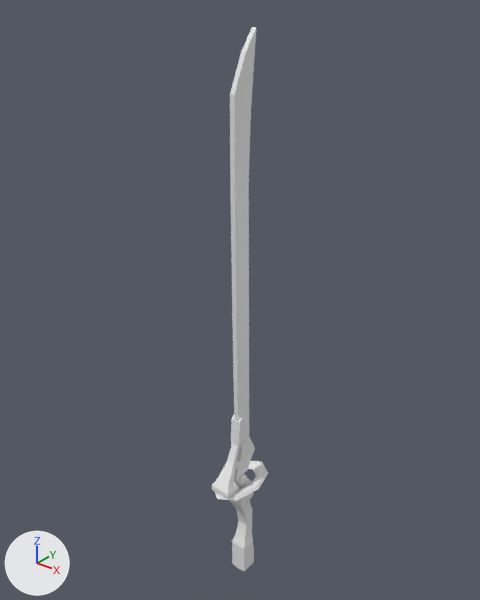
Renders of the FBX model solar_marine_model/output_mesh/millennium_blade.fbx from each side of a commit.
Camera for both pictures: a camera (50 mm lens) standing at (2.58, -3.27, 4.56) and looking at (-0.1, 0.09, 2.48). Arrows for +X, +Y and +Z are at lower left; the lights stay in place. Where no turn or scale is listed for an object, it has been applied to the vertices.

Script lines for the objects in view, before the commit:
```python
me_circle_001 = bpy.data.meshes.new('Circle.001')
me_circle_001.from_pydata(...)  # 48 vertices, 48 faces; spans x -0.18..0.18, y -0.317..0.248, z 0.953..0.992
me_cube = bpy.data.meshes.new('Cube')
me_cube.from_pydata(...)  # 164 vertices, 164 faces; spans x -0.08..0.08, y -0.29..0.07, z 0.0..1.6
me_cube.materials.append(mat_material)  # white #e7e7e7
me_cube_002 = bpy.data.meshes.new('Cube.002')
me_cube_002.from_pydata(...)  # 40 vertices, 20 faces; spans x -0.02..0.02, y -0.12..0.13, z 0.91..4.29
ob_blade = bpy.data.objects.new('Blade', me_cube_002)
ob_blade.location = (0.0, 0.0, 0.0)
ob_guard = bpy.data.objects.new('Guard', me_circle_001)
ob_guard.location = (0.0, 0.0, 0.0)
ob_handle = bpy.data.objects.new('Handle', me_cube)
ob_handle.location = (0.0, 0.0, 0.0)
```
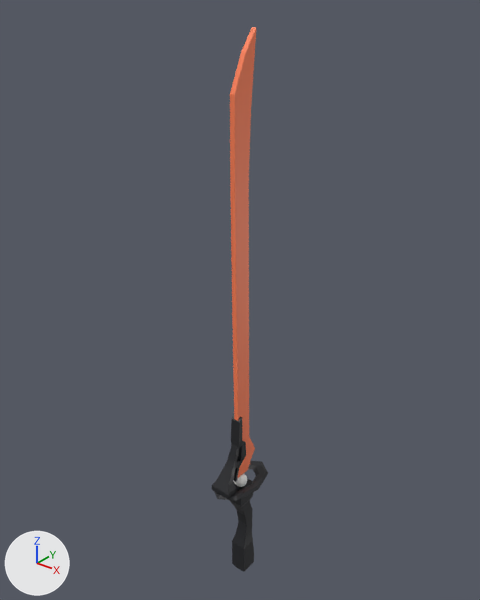
Pixel boxes [x1, y1, x2, y2] of what changed, in the pictures (480 x 600 px):
'Blade', recoloured: [230, 27, 256, 478] in both
'Handle', recoloured (white to black): [212, 415, 254, 572] in both
'Guard', recoloured (white to black): [215, 461, 268, 500] in both

The change in detail:
Material 'Handle' (mat_handle) is new.
Its base color is (0.0137, 0.0144, 0.0176) (black #1f2024).
Its roughness is 0.4.
Material 'Guard' (mat_guard) is new.
Its base color is (0.0137, 0.0144, 0.0176) (black #1f2024).
Material 'Blade' (mat_blade) is new.
Its base color is (1.0, 0.216, 0.0865) (orange #ff8053).
me_cube_002 has 40 vertices, 20 faces and spans x -0.02..0.02, y -0.12..0.13, z 0.91..4.29.
me_cube_002 now uses material mat_blade (orange #ff8053).
me_cube has 164 vertices, 164 faces and spans x -0.08..0.08, y -0.29..0.07, z 0.0..1.6.
me_cube no longer uses material mat_material (white #e7e7e7).
me_cube now uses material mat_handle (black #1f2024).
me_circle_001 has 48 vertices, 48 faces and spans x -0.18..0.18, y -0.317..0.248, z 0.953..0.992.
me_circle_001 now uses material mat_guard (black #1f2024).
